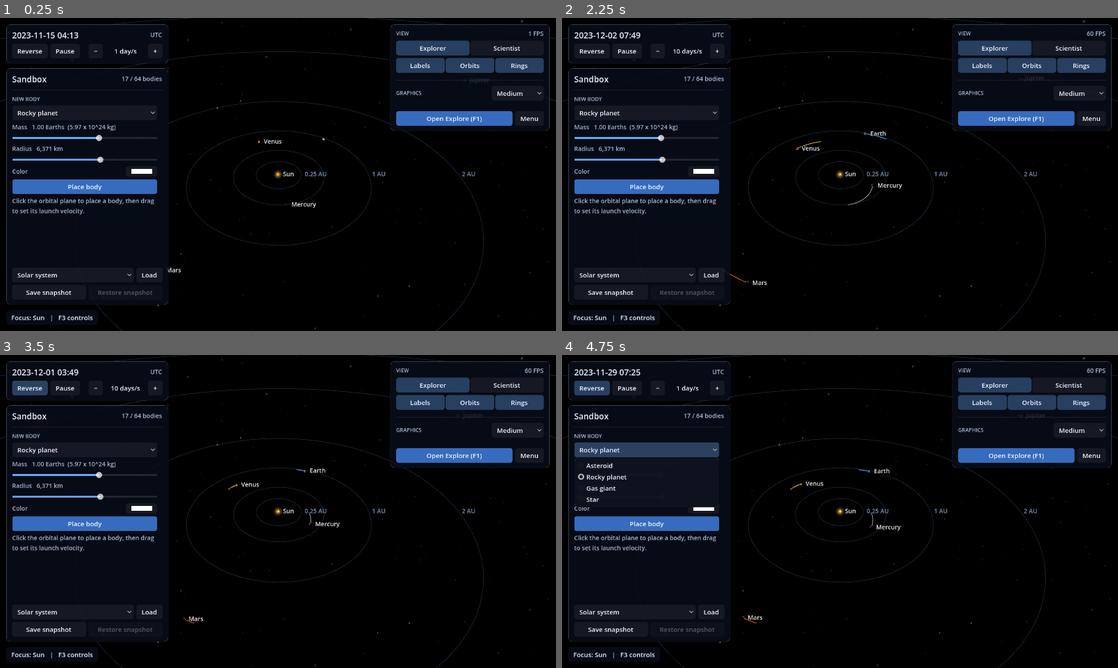
Above: before the commit, frames 1-4 (two rows, left to right).
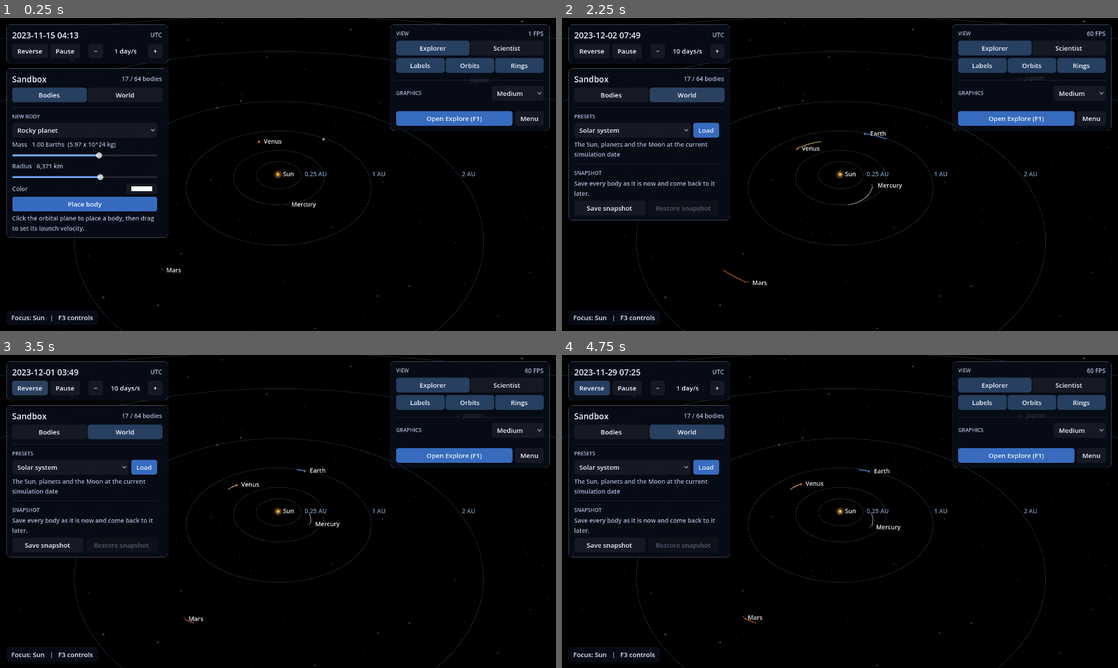
Above: after the commit, the same moments.

Repository: Ablebil/orrery
Game: Godot game, scene res://modes/sandbox/sandbox_mode.tscn
Same seed, same stepped clock (60 frames per second), same inputs: the game is played once before the commit and once after it. This scene is started directly instead of the project's main scene.
Inputs (mouse positions are in pixels of both pictures, inside the frame that each line leads up to):
- Up to frame 1 (0.25 s): no input
- Up to frame 2 (2.25 s): click "+" at 0.5 s; click (612, 96) at 1.25 s, where only the run after the commit has a clickable "Bodies"; click (684, 96) at 2 s, where only the run after the commit has a clickable "World"
- Up to frame 3 (3.5 s): click "Reverse" at 2.75 s
- Up to frame 4 (4.75 s): click "−" at 3.5 s; click (645, 448) at 4.25 s, where only the run before the commit has a clickable "Rocky planet"

The runs differ from the first frame. In frame 1, 7.3% of the frame differs, in the area x 1-31%, y 22-92%; in frame 2, 6.2%; in frame 3, 6.2%; in frame 4, 6.9%.

Commit message:
feat(sandbox): split the panel into tabs and add conservation readouts

Diff:
--- a/godot/modes/sandbox/sandbox_mode.gd
+++ b/godot/modes/sandbox/sandbox_mode.gd
@@ -39,6 +39,8 @@
 var _presets: Array[Dictionary] = []
 var _integrator: NBodySimulation.Integrator = NBodySimulation.Integrator.VELOCITY_VERLET
 var _fixed_step_seconds := 0.0
+var _energy_baseline := 0.0
+var _momentum_baseline := 0.0
 
 
 func _build_world() -> void:
@@ -66,6 +68,7 @@
 	panel.snapshot_restore_requested.connect(_restore_snapshot)
 	panel.integrator_selected.connect(_set_integrator)
 	panel.time_step_selected.connect(_set_fixed_step)
+	panel.baseline_reset_requested.connect(_reset_conservation_baseline)
 	panel.remove_pressed.connect(_remove_selected)
 	panel.focus_pressed.connect(func() -> void: _fly_to(_selected_id))
 	panel.freeze_toggled.connect(_set_selected_frozen)
@@ -101,6 +104,7 @@
 	if _info_timer >= INFO_REFRESH_SECONDS:
 		_info_timer = 0.0
 		_refresh_readout()
+		_refresh_conservation()
 	hud.refresh(clock)
 	hud.set_status(_status_text())
 
@@ -209,6 +213,7 @@
 	world.simulation.set_fixed_step_seconds(_fixed_step_seconds)
 	clock.seconds = world.seconds
 	world.bodies_changed.connect(_refresh_count)
+	world.bodies_changed.connect(_reset_conservation_baseline)
 	world.bodies_merged.connect(_on_bodies_merged)
 	renderer.set_world(world)
 	renderer.compute_positions()
@@ -216,6 +221,7 @@
 	if world.index_of(camera.anchor_id) < 0:
 		_home_camera()
 	_refresh_count()
+	_reset_conservation_baseline()
 
 
 func _replace_world(candidate: SandboxWorld) -> void:
@@ -481,18 +487,21 @@
 	var index := world.index_of(_selected_id)
 	if index >= 0:
 		world.simulation.set_frozen(index, frozen)
+		_reset_conservation_baseline()
 
 
 func _set_selected_mass(mass_kg: float) -> void:
 	var index := world.index_of(_selected_id)
 	if index >= 0:
 		world.simulation.set_mass_kg(index, mass_kg)
+		_reset_conservation_baseline()
 
 
 func _set_selected_radius(radius_km: float) -> void:
 	var index := world.index_of(_selected_id)
 	if index >= 0:
 		world.simulation.set_radius_km(index, radius_km)
+		_reset_conservation_baseline()
 
 
 func _set_selected_color(color: Color) -> void:
@@ -559,3 +568,22 @@
 			}
 		)
 	_labels.set_entries(entries)
+
+
+
+
+func _reset_conservation_baseline() -> void:
+	_energy_baseline = world.simulation.total_energy_joules()
+	_momentum_baseline = world.simulation.angular_momentum_si()
+	_refresh_conservation()
+
+
+func _refresh_conservation() -> void:
+	if not Preferences.is_scientist():
+		return
+	var simulation := world.simulation
+	var energy := simulation.total_energy_joules()
+	var momentum := simulation.angular_momentum_si()
+	var energy_drift := (energy - _energy_baseline) / absf(_energy_baseline) if _energy_baseline != 0.0 else 0.0
+	var momentum_drift := (momentum - _momentum_baseline) / _momentum_baseline if _momentum_baseline != 0.0 else 0.0
+	panel.set_conservation(energy, energy_drift, momentum, momentum_drift, simulation.has_frozen_bodies())
--- a/godot/ui/sandbox_panel.gd
+++ b/godot/ui/sandbox_panel.gd
@@ -7,6 +7,7 @@
 signal snapshot_restore_requested
 signal integrator_selected(index: int)
 signal time_step_selected(seconds: float)
+signal baseline_reset_requested
 signal remove_pressed
 signal focus_pressed
 signal freeze_toggled(frozen: bool)
@@ -14,10 +15,13 @@
 signal selected_radius_changed(radius_km: float)
 signal selected_color_changed(color: Color)
 
+enum Page { BODIES, WORLD, PHYSICS }
+
 const PANEL_WIDTH := 340
 const CONTENT_WIDTH := 300
 const SCROLL_HEIGHT := 460
 const MIN_SCROLL_HEIGHT := 180.0
+const PAGE_NAMES: Array[String] = ["Bodies", "World", "Physics"]
 const DEFAULT_LAUNCH_HINT := "Click the orbital plane to place a body, then drag to set its launch velocity."
 const EARTH_MASS_KG := 5.9722e24
 const MASS_LOG_RANGE := Vector2(-10.0, 6.5)
@@ -26,6 +30,11 @@
 const INTEGRATOR_NAMES: Array[String] = ["Velocity Verlet", "RK4"]
 const TIME_STEP_NAMES: Array[String] = ["Adaptive", "1 hour", "6 hours", "1 day"]
 const TIME_STEP_SECONDS: Array[float] = [0.0, 3600.0, 21600.0, 86400.0]
+const CONSERVATION_NOTE := (
+	"An exact solution keeps both values constant. Drift since the baseline shows the integrator's numerical error. "
+	+ "Merges, edits, and new bodies reset the baseline."
+)
+const FROZEN_NOTE := "Frozen bodies are held by an outside force, so energy and angular momentum are not conserved."
 const TEMPLATES := [
 	{
 		"name": "Asteroid",
@@ -66,6 +75,9 @@
 ]
 
 var _scroll := ScrollContainer.new()
+var _tabs := SegmentedControl.new(PAGE_NAMES, "Sandbox sections")
+var _pages: Array[VBoxContainer] = []
+var _page := Page.BODIES
 var _template_option := OptionButton.new()
 var _new_mass_slider := HSlider.new()
 var _new_mass_label := Label.new()
@@ -86,10 +98,14 @@
 var _selected_color_row: HBoxContainer
 var _freeze_check := CheckButton.new()
 var _readout_label: Label
-var _simulation_box := VBoxContainer.new()
 var _integrator_control := SegmentedControl.new(INTEGRATOR_NAMES, "Numerical method used to advance the bodies")
 var _time_step_control := SegmentedControl.new(TIME_STEP_NAMES, "Adaptive shortens steps during close encounters; fixed steps show how step size affects accuracy")
+var _conservation_grid := GridContainer.new()
+var _conservation_values: Array[Label] = []
+var _frozen_label: Label
 var _preset_option := OptionButton.new()
+var _preset_description: Label
+var _preset_descriptions: Array[String] = []
 var _restore_button: Button
 
 
@@ -104,20 +120,27 @@
 	header.add_child(heading)
 	_count_label = Hud.make_label("", "DimLabel")
 	header.add_child(_count_label)
+	box.add_child(_tabs)
+	_tabs.selected.connect(func(index: int) -> void: show_page(index as Page))
+	_notice_label = Hud.make_wrapped_label("", CONTENT_WIDTH, "WarningLabel")
+	_notice_label.visible = false
+	box.add_child(_notice_label)
 	box.add_child(HSeparator.new())
 	_scroll.custom_minimum_size = Vector2(0, SCROLL_HEIGHT)
 	_scroll.horizontal_scroll_mode = ScrollContainer.SCROLL_MODE_DISABLED
 	box.add_child(_scroll)
 	var content := Hud.scroll_content(_scroll)
-	_build_selected_section(content)
-	_build_new_body_section(content)
-	_build_simulation_section(content)
-	_notice_label = Hud.make_wrapped_label("", CONTENT_WIDTH, "WarningLabel")
-	_notice_label.visible = false
-	box.add_child(_notice_label)
-	box.add_child(HSeparator.new())
-	_build_world_section(box)
+	for _name in PAGE_NAMES:
+		var page := VBoxContainer.new()
+		page.add_theme_constant_override("separation", 6)
+		content.add_child(page)
+		_pages.append(page)
+	_build_selected_section(_pages[Page.BODIES])
+	_build_new_body_section(_pages[Page.BODIES])
+	_build_world_section(_pages[Page.WORLD])
+	_build_physics_section(_pages[Page.PHYSICS])
 	_apply_template(1)
+	show_page(Page.BODIES)
 
 
 func _ready() -> void:
@@ -126,17 +149,29 @@
 
 
 func _process(_delta: float) -> void:
-	Hud.fit_scroll(self, _scroll, MIN_SCROLL_HEIGHT, SCROLL_HEIGHT)
+	var content_height: float = (_scroll.get_child(0) as Control).get_combined_minimum_size().y
+	var maximum := minf(SCROLL_HEIGHT, content_height)
+	Hud.fit_scroll(self, _scroll, minf(MIN_SCROLL_HEIGHT, maximum), maximum)
+
+
+func show_page(page: Page) -> void:
+	_page = page
+	_tabs.select(page)
+	for index in _pages.size():
+		_pages[index].visible = index == page
+	_scroll.scroll_vertical = 0
 
 
 func set_presets(names: Array[String], descriptions: Array[String]) -> void:
 	_preset_option.clear()
+	_preset_descriptions = descriptions
 	for index in names.size():
 		_preset_option.add_item(names[index])
 		if index < descriptions.size():
 			_preset_option.set_item_tooltip(index, descriptions[index])
 	if not names.is_empty():
 		_preset_option.select(0)
+		_show_preset_description(0)
 
 
 func set_snapshot_available(available: bool) -> void:
@@ -163,6 +198,8 @@
 func set_placing(active: bool) -> void:
 	_place_button.set_pressed_no_signal(active)
 	_place_button.text = "Placing... (Esc to stop)" if active else "Place body"
+	if active:
+		show_page(Page.BODIES)
 
 
 func set_launch_text(text: String) -> void:
@@ -186,6 +223,7 @@
 	_freeze_check.set_pressed_no_signal(frozen)
 	_selected_color.color = color
 	_selected_color_row.visible = colorable
+	show_page(Page.BODIES)
 
 
 func hide_selected() -> void:
@@ -194,6 +232,16 @@
 
 func set_readout(text: String) -> void:
 	_readout_label.text = text
+
+
+func set_conservation(energy_j: float, energy_drift: float, momentum_si: float, momentum_drift: float, has_frozen: bool) -> void:
+	if not _pages[Page.PHYSICS].is_visible_in_tree():
+		return
+	_conservation_values[0].text = "%s J" % BodyFacts.format_scientific(energy_j, 4)
+	_conservation_values[1].text = _drift_text(energy_drift)
+	_conservation_values[2].text = "%s kg m2/s" % BodyFacts.format_scientific(momentum_si, 4)
+	_conservation_values[3].text = _drift_text(momentum_drift)
+	_frozen_label.visible = has_frozen
 
 
 func _build_new_body_section(box: VBoxContainer) -> void:
@@ -269,34 +317,27 @@
 	_selected_box.add_child(HSeparator.new())
 
 
-func _build_simulation_section(box: VBoxContainer) -> void:
-	box.add_child(_simulation_box)
-	_simulation_box.add_child(HSeparator.new())
-	_simulation_box.add_child(Hud.section_label("Simulation"))
-	_simulation_box.add_child(Hud.make_label("Integrator", "DimLabel"))
-	_integrator_control.select(0)
-	_integrator_control.selected.connect(func(index: int) -> void: integrator_selected.emit(index))
-	_simulation_box.add_child(_integrator_control)
-	_simulation_box.add_child(Hud.make_label("Time step", "DimLabel"))
-	_time_step_control.select(0)
-	_time_step_control.selected.connect(func(index: int) -> void: time_step_selected.emit(TIME_STEP_SECONDS[index]))
-	_simulation_box.add_child(_time_step_control)
-
-
 func _build_world_section(box: VBoxContainer) -> void:
+	box.add_child(Hud.section_label("Presets"))
 	var preset_row := HBoxContainer.new()
 	box.add_child(preset_row)
 	_preset_option.size_flags_horizontal = Control.SIZE_EXPAND_FILL
 	_preset_option.focus_mode = Control.FOCUS_NONE
 	_preset_option.clip_text = true
+	_preset_option.item_selected.connect(_show_preset_description)
 	preset_row.add_child(_preset_option)
 	preset_row.add_child(
-		Hud.make_button(
+		Hud.make_accent_button(
 			"Load",
 			func() -> void: preset_load_requested.emit(_preset_option.selected),
 			"Replace all bodies with this preset at the current simulation date"
 		)
 	)
+	_preset_description = Hud.make_wrapped_label("", CONTENT_WIDTH, "DimLabel")
+	box.add_child(_preset_description)
+	box.add_child(HSeparator.new())
+	box.add_child(Hud.section_label("Snapshot"))
+	box.add_child(Hud.make_wrapped_label("Save every body as it is now and come back to it later.", CONTENT_WIDTH, "DimLabel"))
 	var snapshot_row := HBoxContainer.new()
 	box.add_child(snapshot_row)
 	var save := Hud.make_button("Save snapshot", func() -> void: snapshot_save_requested.emit(), "Store every body as it is now")
@@ -310,8 +351,51 @@
 	snapshot_row.add_child(_restore_button)
 
 
+func _build_physics_section(box: VBoxContainer) -> void:
+	box.add_child(Hud.section_label("Integrator"))
+	_integrator_control.select(0)
+	_integrator_control.selected.connect(func(index: int) -> void: integrator_selected.emit(index))
+	box.add_child(_integrator_control)
+	box.add_child(Hud.section_label("Time step"))
+	_time_step_control.select(0)
+	_time_step_control.selected.connect(func(index: int) -> void: time_step_selected.emit(TIME_STEP_SECONDS[index]))
+	box.add_child(_time_step_control)
+	box.add_child(HSeparator.new())
+	box.add_child(Hud.section_label("Conservation"))
+	_conservation_grid.columns = 2
+	_conservation_grid.add_theme_constant_override("h_separation", 12)
+	box.add_child(_conservation_grid)
+	for row_name in ["Total energy", "Energy drift", "Angular momentum", "Momentum drift"]:
+		_conservation_grid.add_child(Hud.make_label(row_name, "DimLabel"))
+		var value := Hud.make_label("")
+		value.size_flags_horizontal = Control.SIZE_EXPAND_FILL
+		value.horizontal_alignment = HORIZONTAL_ALIGNMENT_RIGHT
+		_conservation_grid.add_child(value)
+		_conservation_values.append(value)
+	_frozen_label = Hud.make_wrapped_label(FROZEN_NOTE, CONTENT_WIDTH, "WarningLabel")
+	_frozen_label.visible = false
+	box.add_child(_frozen_label)
+	box.add_child(Hud.make_wrapped_label(CONSERVATION_NOTE, CONTENT_WIDTH, "DimLabel"))
+	var reset := Hud.make_button("Reset baseline", func() -> void: baseline_reset_requested.emit(), "Measure drift from now on")
+	reset.size_flags_horizontal = Control.SIZE_SHRINK_END
+	box.add_child(reset)
+
+
+func _show_preset_description(index: int) -> void:
+	_preset_description.text = _preset_descriptions[index] if index < _preset_descriptions.size() else ""
+
+
+func _drift_text(drift: float) -> String:
+	if absf(drift) < 1.0e-15:
+		return "0"
+	return ("+" if drift > 0.0 else "") + BodyFacts.format_scientific(drift, 2)
+
+
 func _sync_level() -> void:
-	_simulation_box.visible = Preferences.is_scientist()
+	var scientist := Preferences.is_scientist()
+	_tabs.set_option_visible(Page.PHYSICS, scientist)
+	if not scientist and _page == Page.PHYSICS:
+		show_page(Page.BODIES)
 
 
 func _add_slider(box: VBoxContainer, label: Label, slider: HSlider, range_values: Vector2) -> void:
